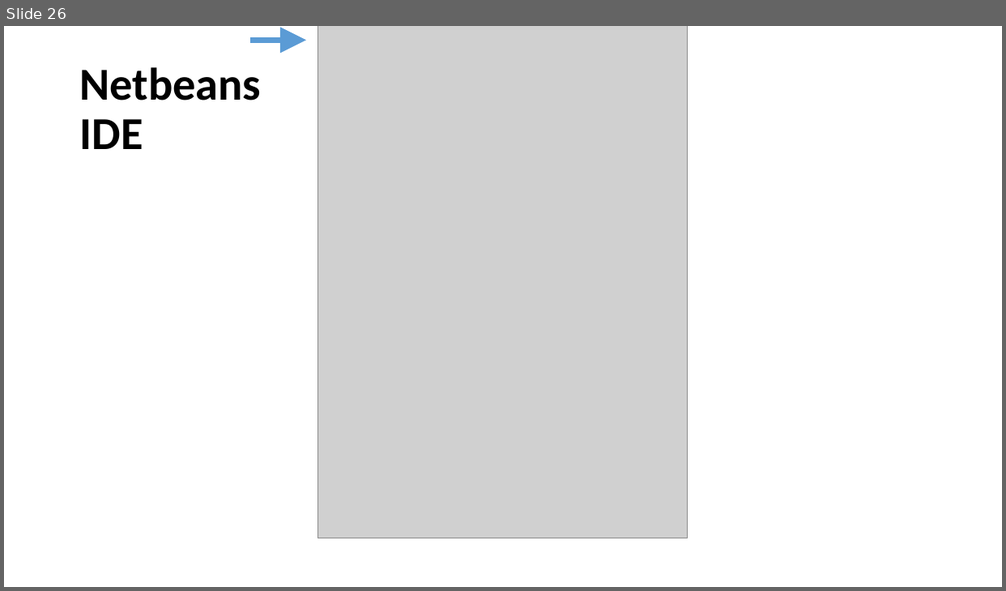
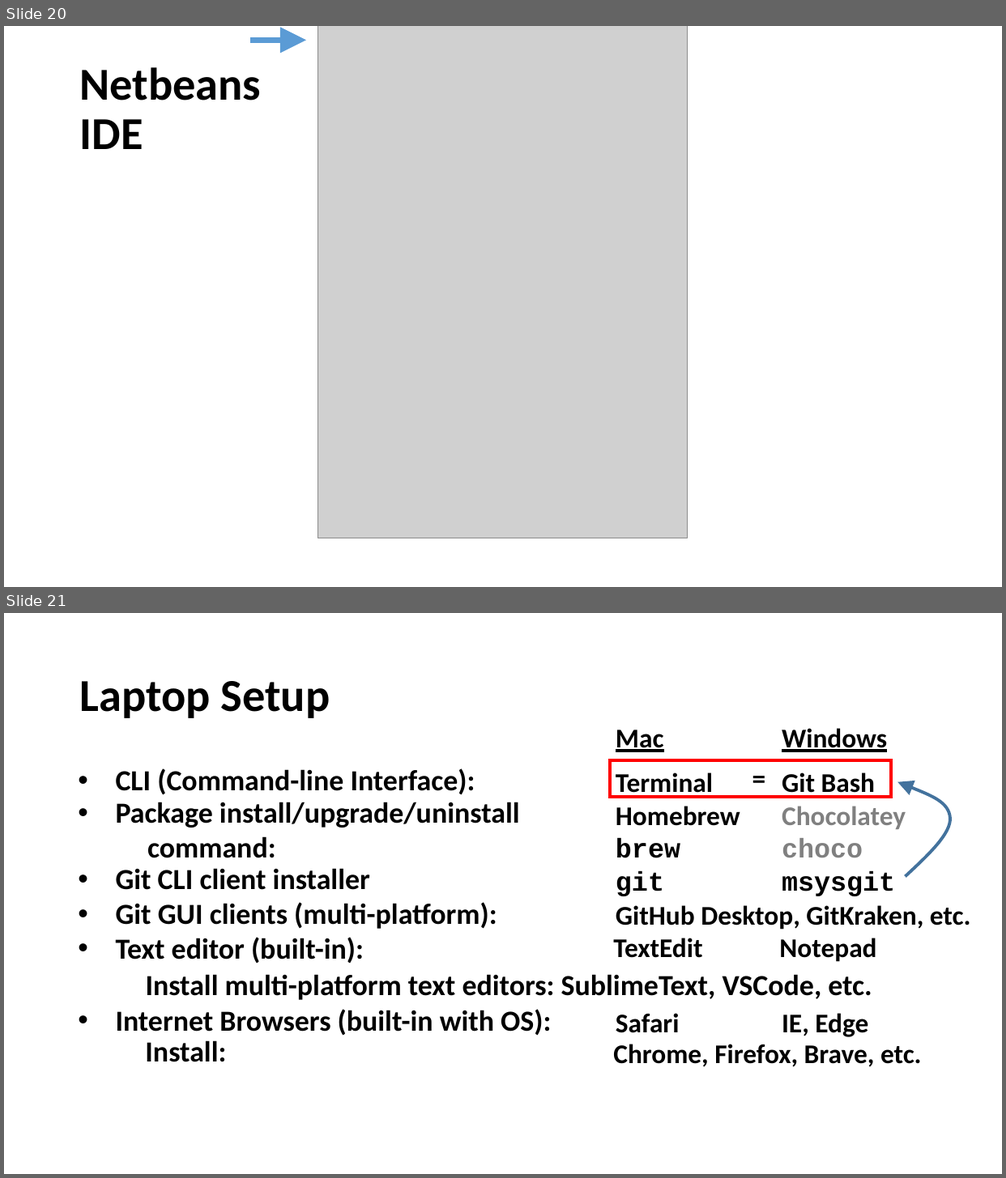
Before and after one commit to wilsonmar/wilsonmar.github.io, a slide deck: images/Git-basics-v09a.pptx. Shown one above the other, each under a label of ours: slide 26 before the commit, slides 20 and 21 after it. The pictures are 1006x591 and 1006x1178 pixels, drawn with LibreOffice and Linux fonts; fonts in the diff are those of the drawing; grey boxes stand for pictures; background and template pictures are left out. Boxes give left, top, right and bottom in pixels: in the first picture for what was removed or moved away, otherwise in the second. Text is boxed around its words. In the diff, an @@ line names an element or a change of style, - is before the commit and + after.

```diff
--- a/images/Git-basics-v09a.pptx
+++ b/images/Git-basics-v09a.pptx
@@ slide 21 added at (4, 613, 1002, 1174), background picture (left out) @@
@@ text added at (79, 681, 330, 718), 44 pt, text #000000, bold @@
+Laptop Setup
@@ text added at (616, 730, 664, 752), 26 pt, text #000000, bold, underline @@
+Mac
@@ text added at (782, 728, 887, 752), 26 pt, text #000000, bold, underline @@
+Windows
@@ text added at (745, 758, 774, 798), 26 pt, text #000000, bold @@
+=
@@ text added at (116, 769, 475, 795), 28 pt, text #000000, bold @@
+• CLI (Command-line Interface):
@@ rectangle added at (610, 760, 891, 797), outline #FF0000 3 pt @@
@@ text added at (616, 773, 713, 798), 26 pt, text #000000, bold @@
+Terminal
@@ text added at (782, 773, 875, 798), 26 pt, text #000000, bold @@
+Git Bash
@@ freeform shape added at (898, 782, 950, 876), outline #43739E 3 pt @@
@@ text added at (116, 802, 520, 828), 28 pt, text #000000, bold @@
+• Package install/upgrade/uninstall
@@ text added at (616, 806, 740, 826), 26 pt, text #000000, bold @@
+Homebrew
@@ text added at (782, 806, 906, 829), 26 pt, text #808080, bold @@
+Chocolatey
@@ text added at (147, 837, 276, 858), 28 pt, text #000000, bold @@
+command:
@@ text added at (616, 838, 680, 858), 26 pt, text #000000, bold @@
+brew
@@ text added at (782, 838, 863, 858), 26 pt, text #808080, bold @@
+choco
@@ text added at (116, 868, 370, 890), 28 pt, text #000000, bold @@
+• Git CLI client installer
@@ text added at (616, 871, 664, 897), 26 pt, text #000000, bold @@
+git
@@ text added at (782, 871, 895, 897), 26 pt, text #000000, bold @@
+msysgit
@@ text added at (116, 902, 496, 929), 28 pt, text #000000, bold @@
+• Git GUI clients (multi-platform):
@@ text added at (616, 905, 971, 930), 26 pt, text #000000, bold @@
+GitHub Desktop, GitKraken, etc.
@@ text added at (116, 937, 364, 963), 28 pt, text #000000, bold @@
+• Text editor (built-in):
@@ text added at (613, 938, 702, 958), 26 pt, text #000000, bold @@
+TextEdit
@@ text added at (779, 938, 876, 962), 26 pt, text #000000, bold @@
+Notepad
@@ text added at (146, 974, 872, 1000), 28 pt, text #000000, bold @@
+Install multi-platform text editors: SublimeText, VSCode, etc.
@@ text added at (116, 1009, 551, 1036), 28 pt, text #000000, bold @@
+• Internet Browsers (built-in with OS):
@@ text added at (616, 1013, 680, 1033), 26 pt, text #000000, bold @@
+Safari
@@ text added at (782, 1013, 868, 1037), 26 pt, text #000000, bold @@
+IE, Edge
@@ text added at (145, 1041, 226, 1063), 28 pt, text #000000, bold @@
+Install:
@@ text added at (613, 1044, 922, 1067), 26 pt, text #000000, bold @@
+Chrome, Firefox, Brave, etc.
@@ what was slide 26 is now slide 20 @@
```
Also in this commit, not shown: 7 slides changed, 3 other slides added, 3 other files.
